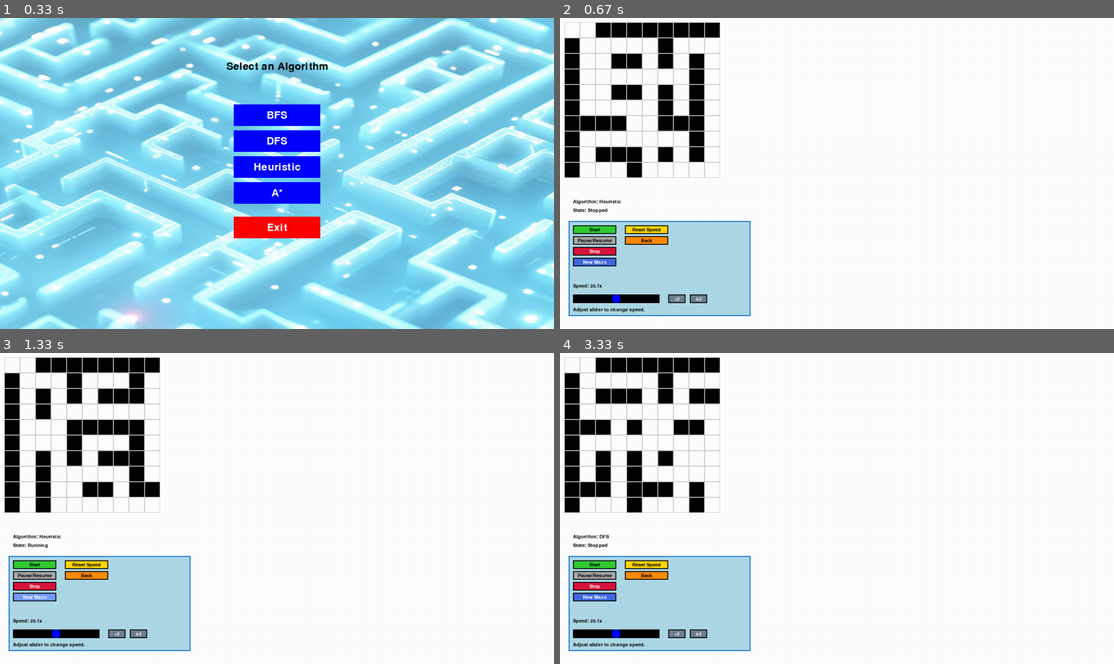
Above: before the commit, frames 1-4 (two rows, left to right).
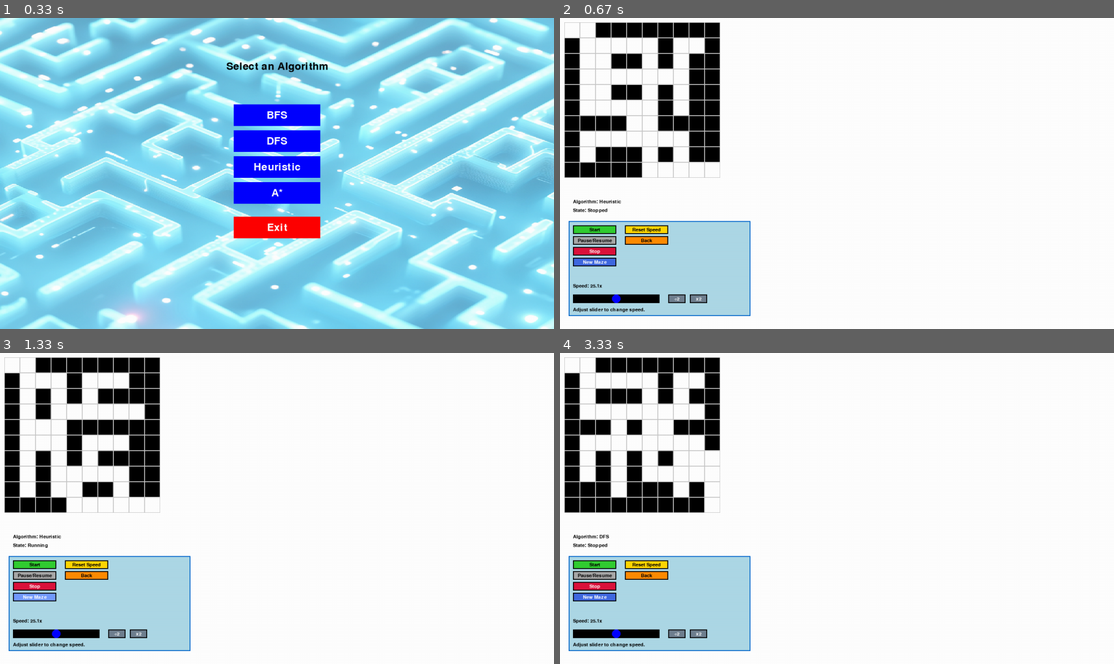
Above: after the commit, the same moments.

Repository: xvang3/Maze_AI_Algo
Game: pygame game, started from Pygame_Maze_Visualizer/main.py
Same seed, same stepped clock (60 frames per second), same inputs: the game is played once before the commit and once after it.
Inputs (mouse positions are in pixels of both pictures, inside the frame that each line leads up to):
- Up to frame 1 (0.33 s): no input
- Up to frame 2 (0.67 s): click (837, 173) at 0.38 s
- Up to frame 3 (1.33 s): press the mouse at (33, 564) at 0.7 s; move the mouse to (60, 480) at 0.8 s; release the mouse at (94, 396) at 0.93 s; click "New Maze" at 1.05 s
- Up to frame 4 (3.33 s): press the mouse at (593, 576) at 1.37 s; move the mouse to (787, 483) at 1.47 s; release the mouse at (981, 390) at 1.6 s; press the mouse at (648, 576) at 1.7 s; move the mouse to (837, 573) at 1.8 s; release the mouse at (1030, 570) at 1.93 s; press the mouse at (837, 527) at 2.03 s; move the mouse to (820, 483) at 2.13 s; release the mouse at (803, 440) at 2.27 s; click "Start" at 2.38 s; press the mouse at (648, 576) at 2.7 s; move the mouse to (731, 595) at 2.8 s; release the mouse at (814, 617) at 2.93 s; press the mouse at (837, 477) at 3.03 s; move the mouse to (831, 443) at 3.13 s; release the mouse at (831, 408) at 3.27 s

Frame 1 is identical in both runs. In frame 2, 1.5% of the frame differs, in the area x 3-29%, y 6-52%; in frame 3, 1.2%; in frame 4, 1.3%.

Commit message:
prims_algo progress with needed improvements

Diff:
--- a/Pygame_Maze_Visualizer/main.py
+++ b/Pygame_Maze_Visualizer/main.py
@@ -87,6 +87,11 @@
         maze = generate_random_maze_with_solution(rows, cols, wall_density=0.3)
         maze_offset = (10, 10)
         maze_width = int(SCREEN_WIDTH * 0.8)
+
+        # Debugging: Print the generated maze to the console
+        print("Generated Maze (used in UI):")
+        for row in maze:
+            print(" ".join(map(str, row)))
 
         # Shared state object
         state = {
--- a/Pygame_Maze_Visualizer/maze_generator.py
+++ b/Pygame_Maze_Visualizer/maze_generator.py
@@ -31,6 +31,20 @@
                 maze[(x + px) // 2, (y + py) // 2] = 0
                 add_neighbors(x, y)
 
+    # Add outer wall border
+    maze[0, :] = 1  # Top row
+    maze[rows - 1, :] = 1  # Bottom row
+    maze[:, 0] = 1  # Left column
+    maze[:, cols - 1] = 1  # Right column
+
+    maze[0, 0] = 0
+    maze[rows-1, cols-1] = 0
+
+    # Debugging: Print the generated maze to the console
+    print("Generated Maze (prims):")
+    for row in maze:
+        print(" ".join(map(str, row)))
+
     return maze
 
 def generate_random_maze_with_solution(rows, cols, wall_density=0.3):
@@ -51,4 +65,19 @@
             y += 1
         maze[x, y] = 0
 
+    # Ensure no two consecutive rows are completely walls or completely open
+    for i in range(1, rows):
+        if np.all(maze[i] == 1) and np.all(maze[i-1] == 1):  # Both rows are walls
+            # Change the current row to some open space
+            maze[i] = np.zeros(cols, dtype=int)
+        elif np.all(maze[i] == 0) and np.all(maze[i-1] == 0):  # Both rows are open space
+            # Change the current row to some walls
+            maze[i] = np.ones(cols, dtype=int)
+
+    # Debugging: Print the generated maze to the console
+    print("Generated Maze (solution):")
+    for row in maze:
+        print(" ".join(map(str, row)))
+
+
     return maze
